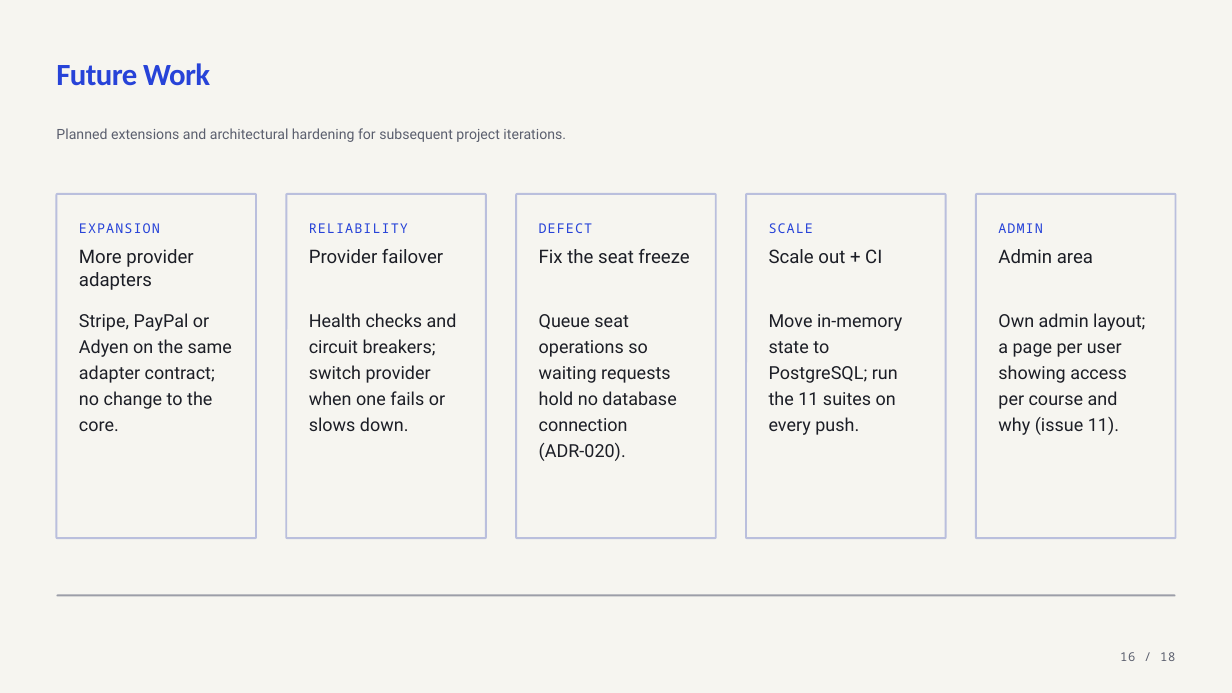
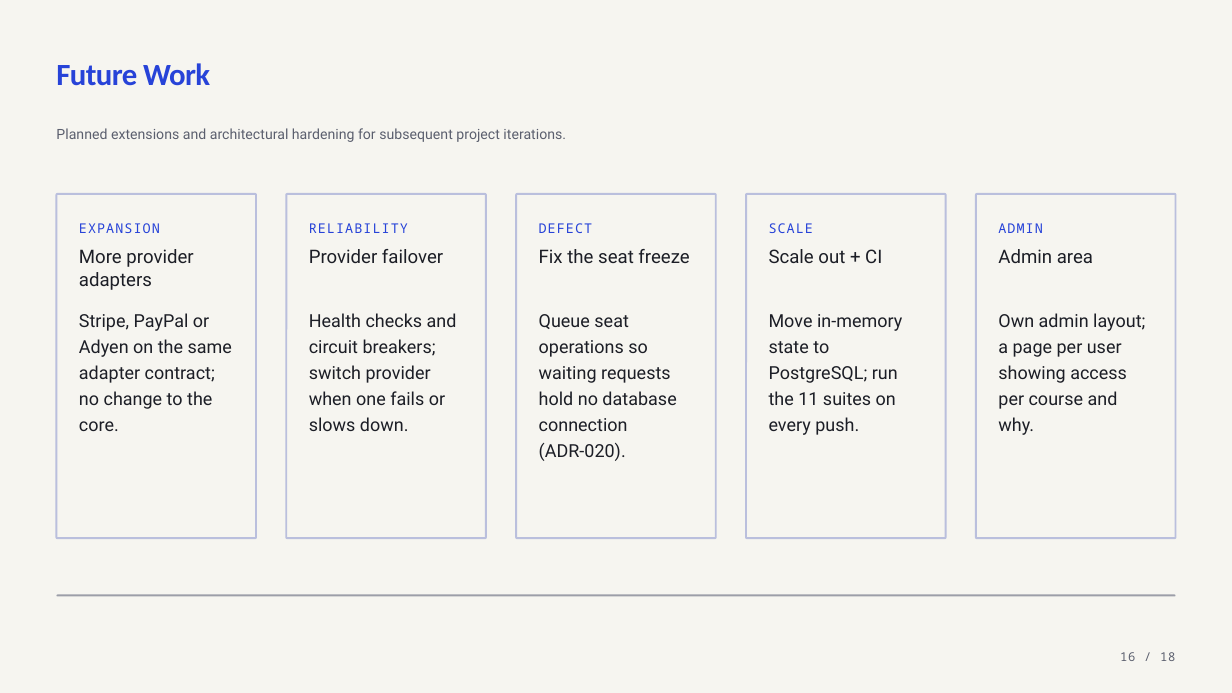
Before and after one commit to ANKITHDEEGOJU/proj-pic, a slide deck: slide 16 of docs/Final_Presentation.pptx. Drawn at 1232x693 pixels with LibreOffice and Linux fonts; fonts in the diff are those of the drawing. Boxes give left, top, right and bottom in pixels: in the first picture for what was removed or moved away, otherwise in the second. Text is boxed around its words. In the diff, an @@ line names an element or a change of style, - is before the commit and + after.

Commit message:
Align report, ADRs and slides with the six GitHub issues; remove duplicate project overview

```diff
--- a/docs/Final_Presentation.pptx
+++ b/docs/Final_Presentation.pptx
@@ text at [998,313,1145,435]: text changed @@
-Own admin layout; a page per user showing access per course and why (issue 11).
+Own admin layout; a page per user showing access per course and why.
```
Also in this commit, not shown: 6 other files.
